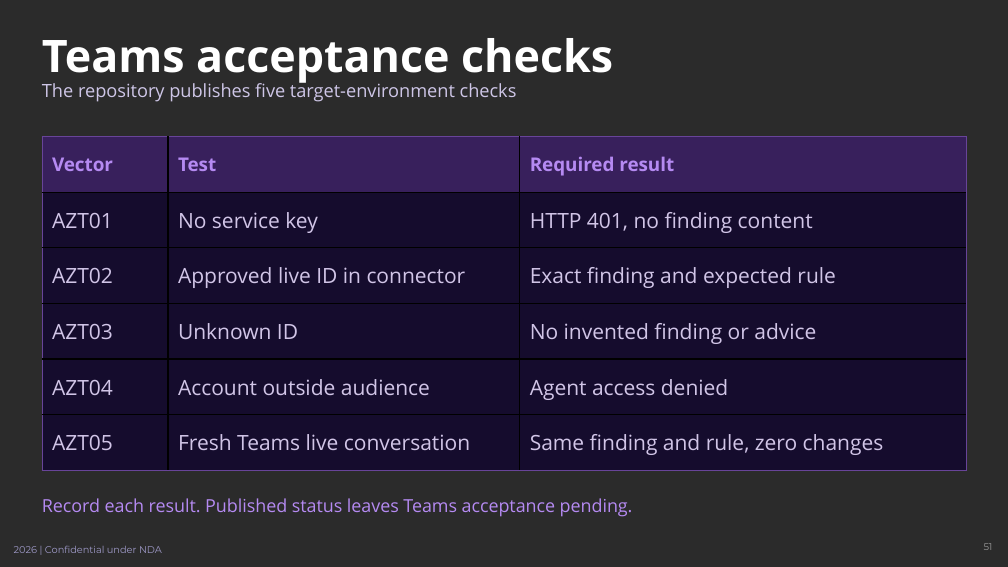
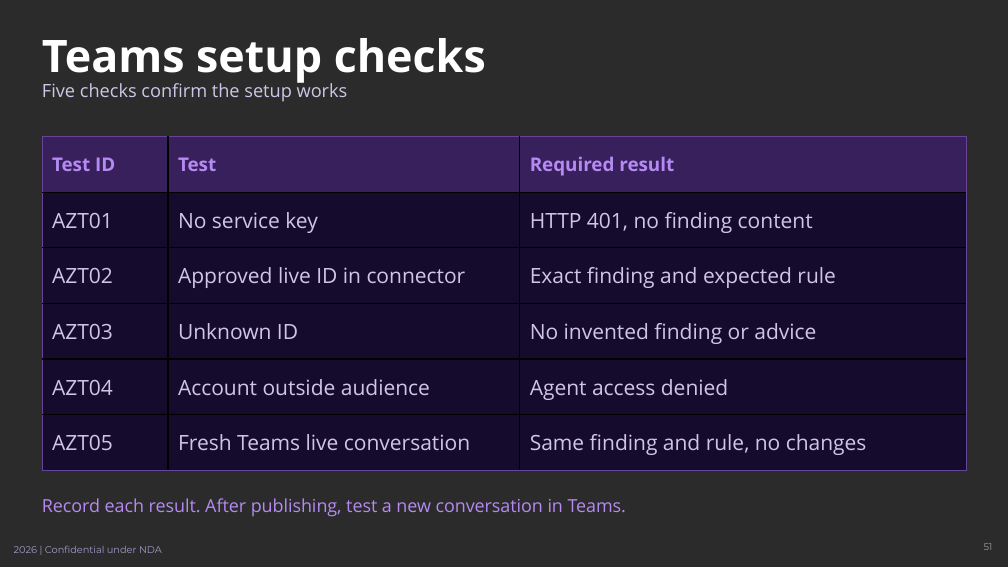
Before and after one commit to johnt-zenity/zenity-remediation-assistant, a slide deck: slide 51 of docs/training/zenity-teams-training.pptx. Drawn at 1008x567 pixels with LibreOffice and Linux fonts; fonts in the diff are those of the drawing; background and template pictures are left out; a plain dark background stands for a picture behind light text. Boxes give left, top, right and bottom in pixels: in the first picture for what was removed or moved away, otherwise in the second. Text is boxed around its words. In the diff, an @@ line names an element or a change of style, - is before the commit and + after.

Commit message:
Clarify training instructions and setup checks (#1)

```diff
--- a/docs/training/zenity-teams-training.pptx
+++ b/docs/training/zenity-teams-training.pptx
@@ title at <box>42,38,486,84</box>: text changed @@
-Teams acceptance checks
+Teams setup checks
@@ text at <box>42,80,348,102</box>: text changed @@
-The repository publishes five target-environment checks
+Five checks confirm the setup works
@@ table at <box>42,136,967,470</box> @@
-row 1, column 1: Vector
+row 1, column 1: Test ID
-row 6, column 3: Same finding and rule, zero changes
+row 6, column 3: Same finding and rule, no changes
@@ text at <box>42,498,626,517</box>: text changed @@
-Record each result. Published status leaves Teams acceptance pending.
+Record each result. After publishing, test a new conversation in Teams.
```
Also in this commit, not shown: 31 other slides changed, 6 other files.
